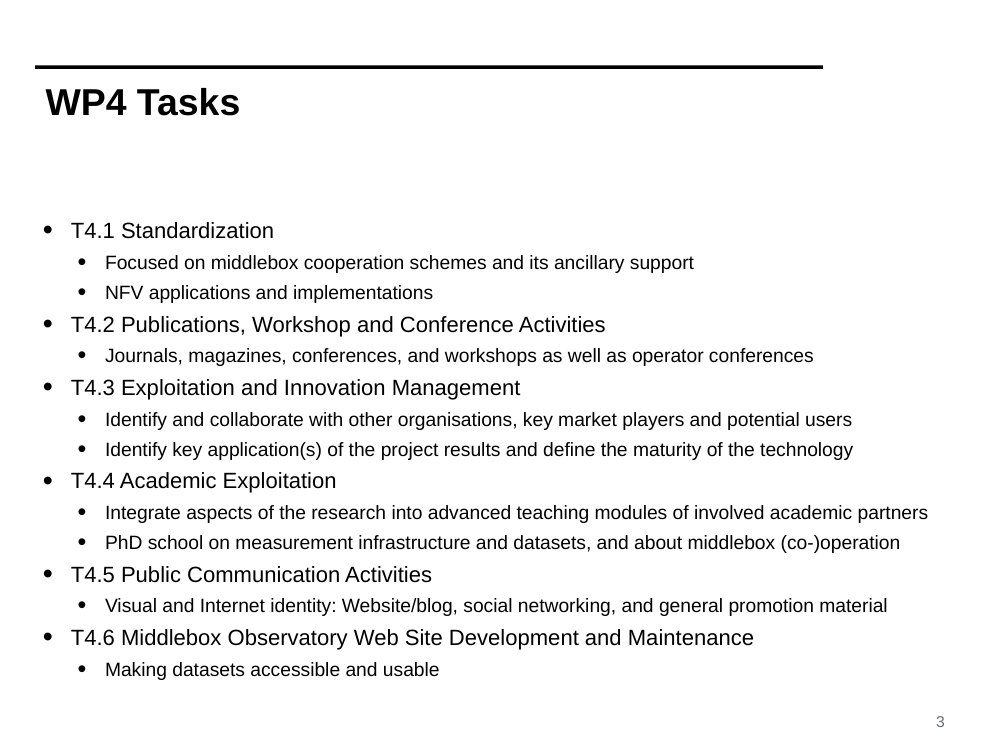
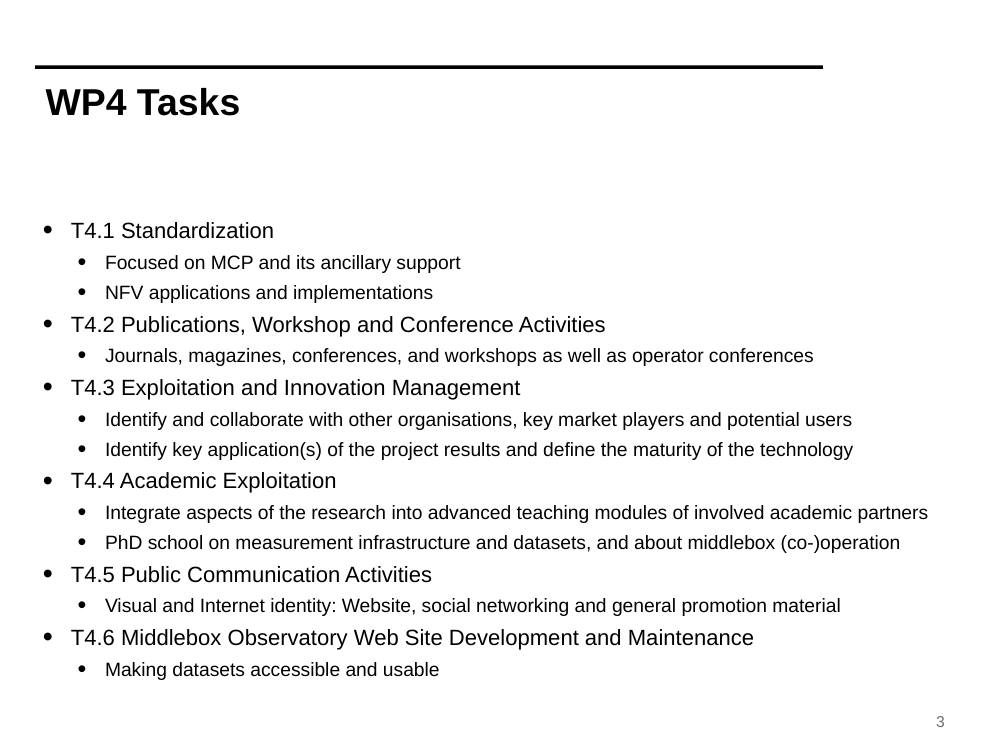
Before and after one commit to mami-project/roadshows, a slide deck: slide 3 of review3-brussels/WP4-ReviewFinal.pptx. Drawn at 1008x756 pixels with LibreOffice and Linux fonts; fonts in the diff are those of the drawing; background and template pictures are left out. Boxes give left, top, right and bottom in pixels: in the first picture for what was removed or moved away, otherwise in the second. Text is boxed around its words. In the diff, an @@ line names an element or a change of style, - is before the commit and + after.

```diff
--- a/review3-brussels/WP4-ReviewFinal.pptx
+++ b/review3-brussels/WP4-ReviewFinal.pptx
@@ text at (x1=105, y1=255, x2=460, y2=273): text changed @@
-  • Focused on middlebox cooperation schemes and its ancillary support
+  • Focused on MCP and its ancillary support
@@ text at (x1=105, y1=598, x2=840, y2=616): text changed @@
-  • Visual and Internet identity: Website/blog, social networking, and general promotion material
+  • Visual and Internet identity: Website, social networking and general promotion material
```
Also in this commit, not shown: 10 other slides changed.
